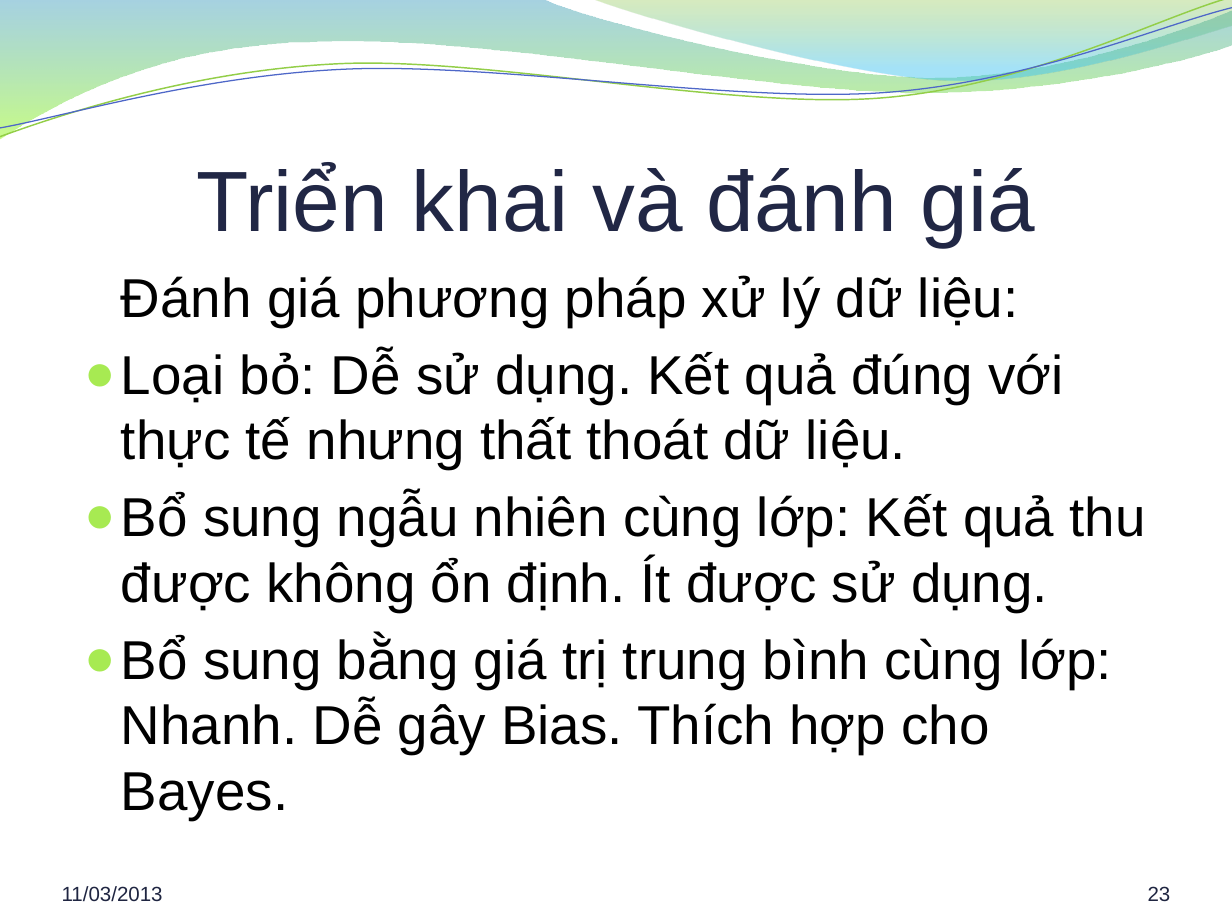
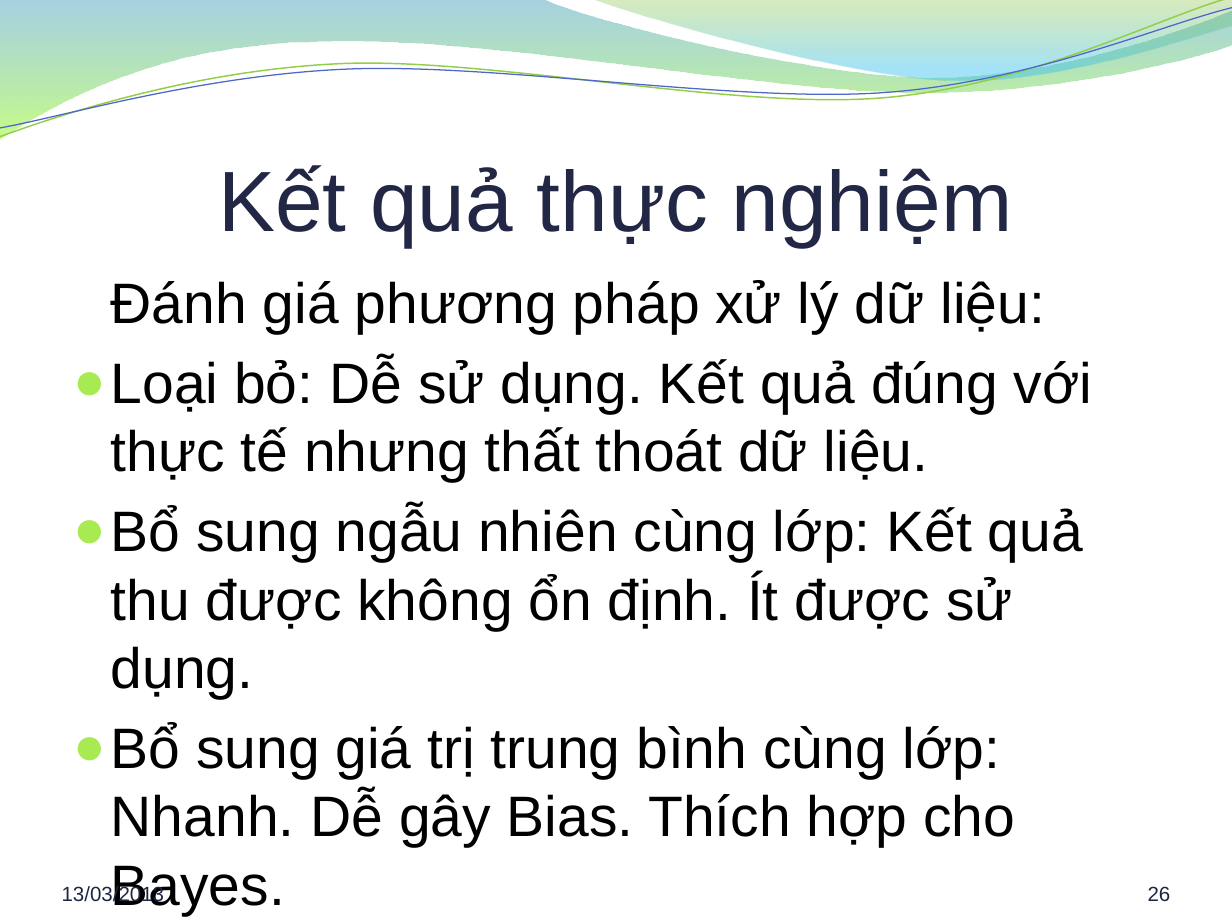
Before and after one commit to hung94it/benhvien, a slide deck: slide 26 of Diabetes/Documents/Report/Bao cao khoa luan.pptx (slide 23 before the commit). Drawn at 1232x924 pixels with LibreOffice and Linux fonts; fonts in the diff are those of the drawing; background and template pictures are left out. Boxes give left, top, right and bottom in pixels: in the first picture for what was removed or moved away, otherwise in the second. Text is boxed around its words. In the diff, an @@ line names an element or a change of style, - is before the commit and + after.

```diff
--- a/Diabetes/Documents/Report/Bao cao khoa luan.pptx
+++ b/Diabetes/Documents/Report/Bao cao khoa luan.pptx
@@ title at bbox=[218, 165, 1013, 246]: text changed @@
-Triển khai và đánh giá
+Kết quả thực nghiệm
@@ text "Đánh giá phương pháp xử ...": place and size @@
-text "Đánh giá phương pháp xử ..." at bbox=[121, 275, 1146, 820]
+text "Đánh giá phương pháp xử ..." at bbox=[111, 280, 1092, 847]
@@ text at bbox=[111, 280, 1092, 699]: size 32 to 33.3 pt in "Đánh giá phương pháp xử lý dữ ...", "Loại bỏ: Dễ sử dụng. Kết quả ...", "Bổ sung ngẫu nhiên cùng lớp: Kết ..." @@
@@ text at bbox=[111, 723, 1015, 847]: text changed; size 32 to 33.3 pt @@
-● Bổ sung bằng giá trị trung bình cùng lớp: Nhanh. Dễ gây Bias. Thích hợp cho Bayes.
+● Bổ sung giá trị trung bình cùng lớp: Nhanh. Dễ gây Bias. Thích hợp cho Bayes.
@@ text at bbox=[62, 885, 165, 906]: text changed @@
-11/03/2013
+13/03/2013
@@ page number at bbox=[1148, 886, 1171, 901]: text changed @@
-23
+26
```
Also in this commit, not shown: 25 other slides changed, 6 slides added, 3 slides removed, 1 other file.
